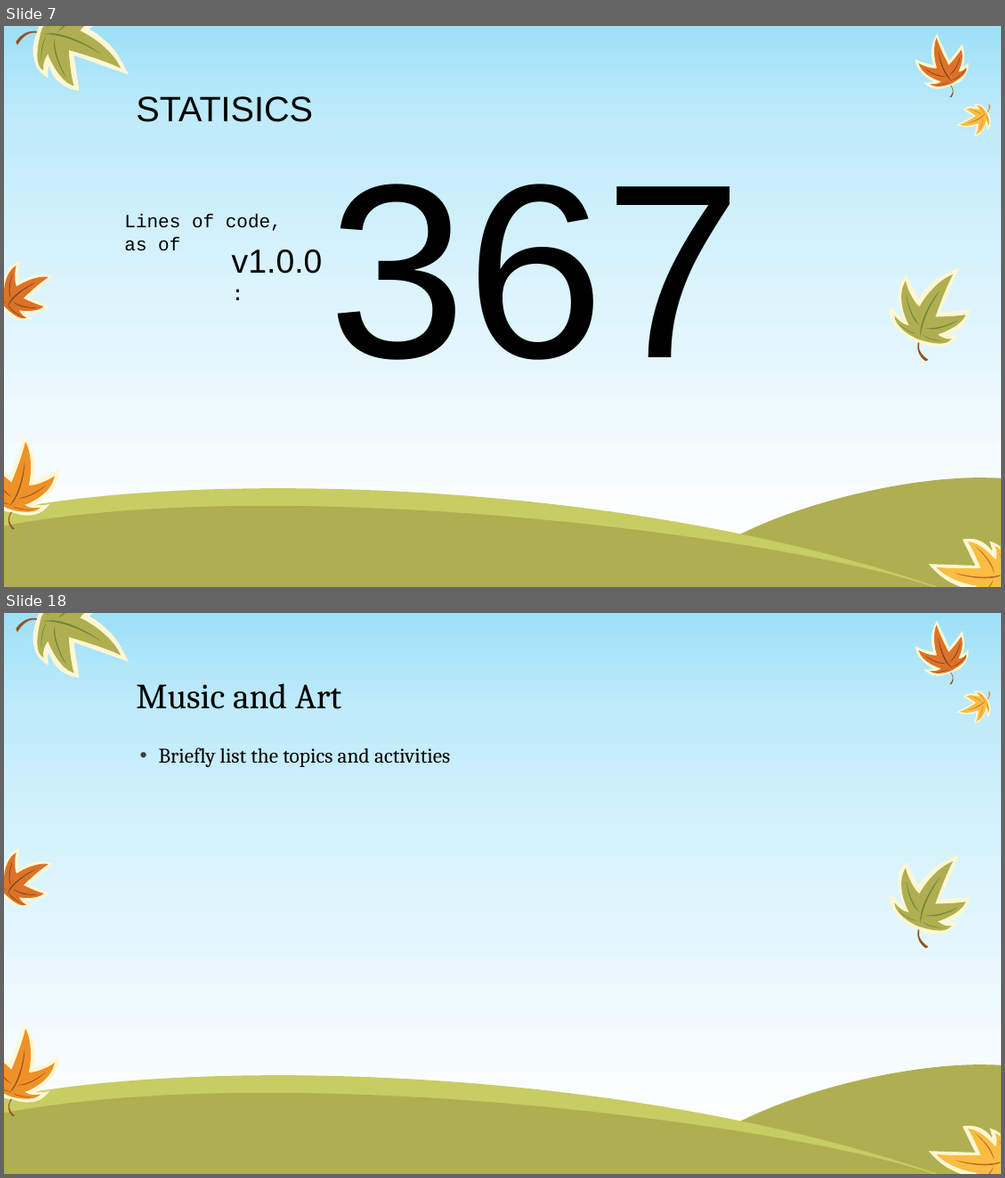
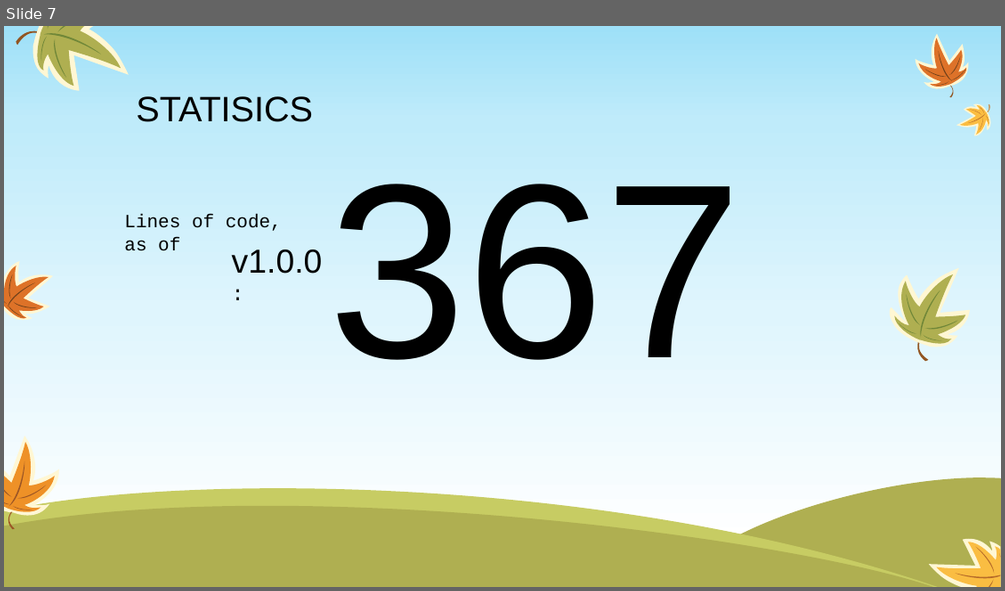
Before and after one commit to codingJWilliams/BBCInventathonNode, a slide deck: presentation/Fruit Punch.pptx. Shown one above the other, each under a label of ours: slides 7 and 18 before the commit, slide 7 after it; the slides between them are not shown. The pictures are 1005x1178 and 1005x591 pixels, drawn with LibreOffice and Linux fonts; fonts in the diff are those of the drawing. Boxes give left, top, right and bottom in pixels: in the first picture for what was removed or moved away, otherwise in the second. Text is boxed around its words. In the diff, an @@ line names an element or a change of style, - is before the commit and + after.

```diff
--- a/presentation/Fruit Punch.pptx
+++ b/presentation/Fruit Punch.pptx
@@ slide 18 removed at bbox=[4, 613, 1001, 1174], background gradient #9EE0F8 to #BFEBFA to #DFF5FD to #FFFFFF; not listed: 56 template elements that a slide beside it also shows @@
@@ title removed at bbox=[136, 683, 341, 709] @@
-Music and Art
@@ text removed at bbox=[159, 747, 450, 767] @@
-• Briefly list the topics and activities
```
Also in this commit, not shown: 15 other slides removed.
